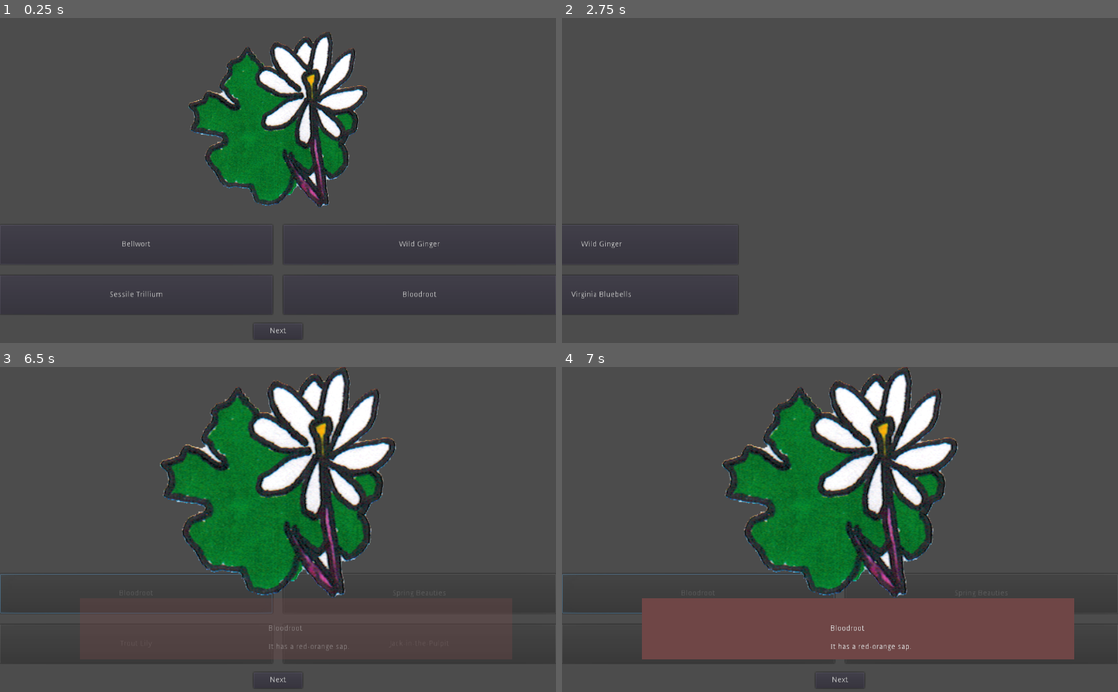
Above: before the commit, frames 1-4 (two rows, left to right).
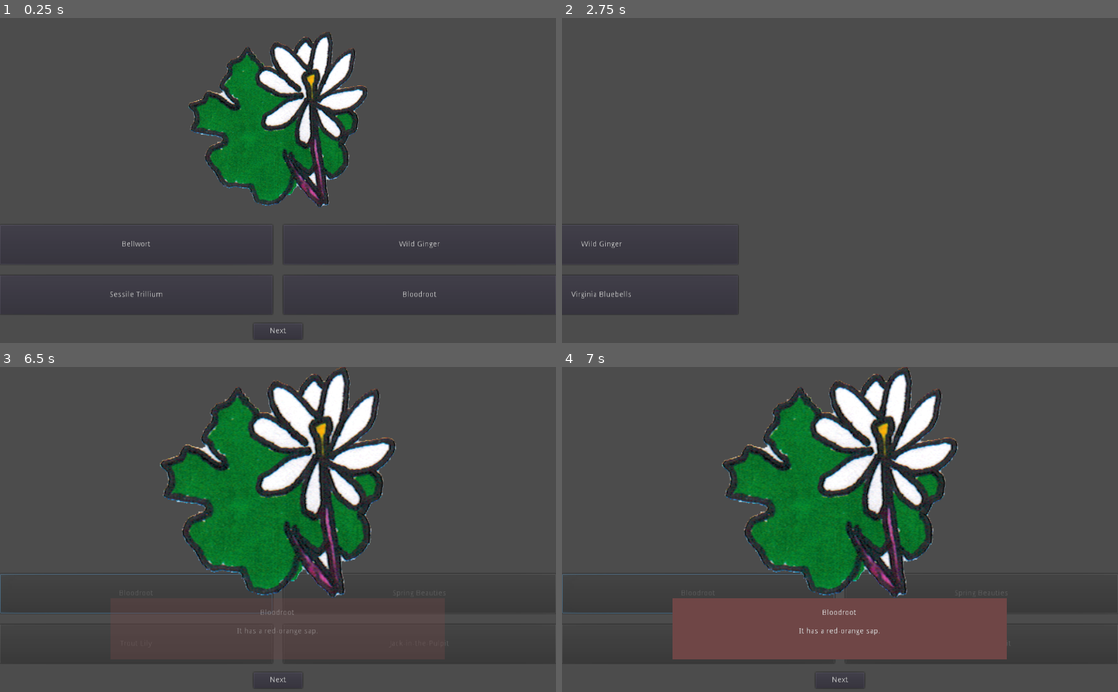
Above: after the commit, the same moments.

Repository: the-g-force/2021-April
Game: Godot game, scene res://src/GameFrame.tscn
The game is run twice, just before and just after one commit, with the same random seed, the same clock (stepped at 60 frames per second) and the same inputs. This scene is started directly instead of the project's main scene.
Inputs:
- Up to frame 1 (0.25 s): no input
- Up to frame 2 (2.75 s): click "Next" at 0.5 s; click "Wild Ginger" at 1.25 s; click "Next" at 2 s
- Up to frame 3 (6.5 s): click "Virginia Bluebells" at 2.75 s; click "False Solomon's Seal" at 3.5 s; click "Next" at 4.25 s; click "Bloodroot" at 5.75 s
- Up to frame 4 (7 s): no input

Frames 1-2 are identical in both runs. In frame 3, 0.2% of the frame differs, in the area x 42-63%, y 74-88%; in frame 4, 3.6%, in the area x 14-93%, y 71-90%.

Commit message:
Wrap the fact text

Diff:
--- a/project/src/GuessingGame.tscn
+++ b/project/src/GuessingGame.tscn
@@ -117,11 +117,10 @@
 transform = Transform2D( 1.5, 0, 0, 1.5, -250, 100 )
 
 [node name="FactContainer" type="Control" parent="."]
-visible = false
 modulate = Color( 1, 1, 1, 0 )
-anchor_left = 0.144
+anchor_left = 0.2
 anchor_top = 0.711
-anchor_right = 0.922
+anchor_right = 0.8
 anchor_bottom = 0.899
 margin_left = -0.456009
 margin_top = -0.0472107
@@ -142,12 +141,18 @@
 }
 
 [node name="FactLabel" type="Label" parent="FactContainer"]
-margin_left = 347.0
-margin_top = 49.0
-margin_right = 450.0
-margin_bottom = 63.0
+anchor_right = 1.0
+anchor_bottom = 1.0
+margin_top = 20.0
 mouse_filter = 1
-text = "Sample fact text"
+text = "Flower name
+
+and then lots and lots and lots of text and then lots and lots and lots of text and then lots and lots and lots of text "
+align = 1
+autowrap = true
+__meta__ = {
+"_edit_use_anchors_": false
+}
 
 [node name="SolutionHighlightingTimer" type="Timer" parent="."]
 wait_time = 0.25
